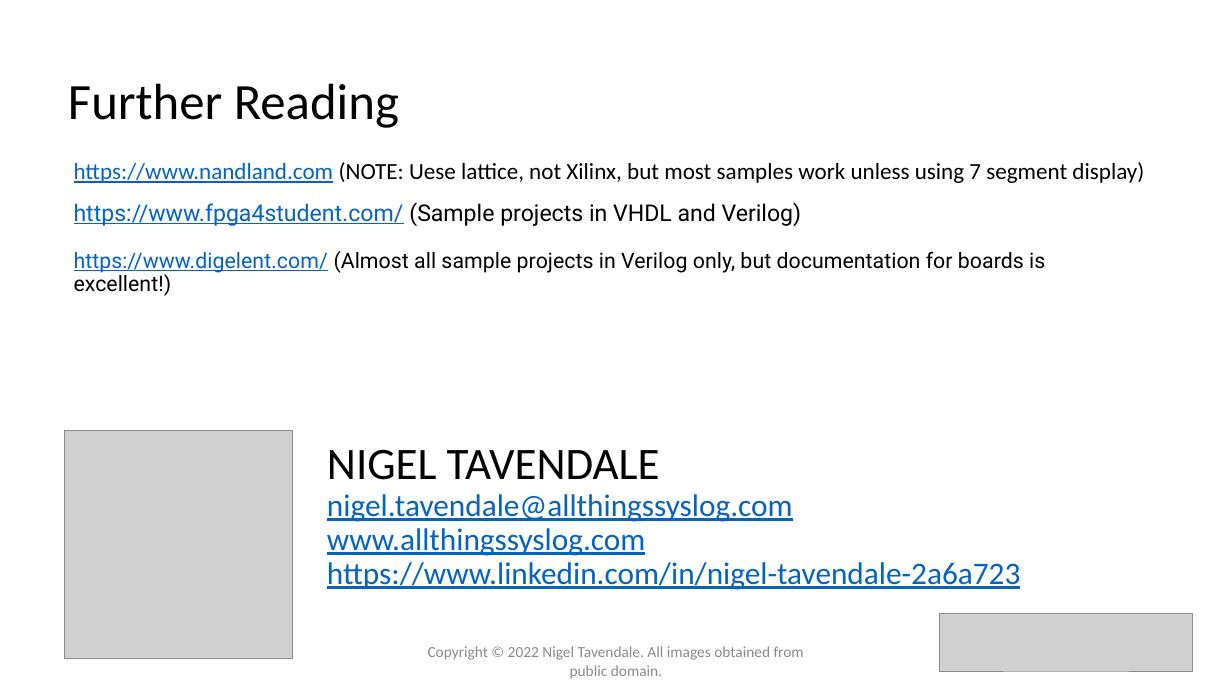
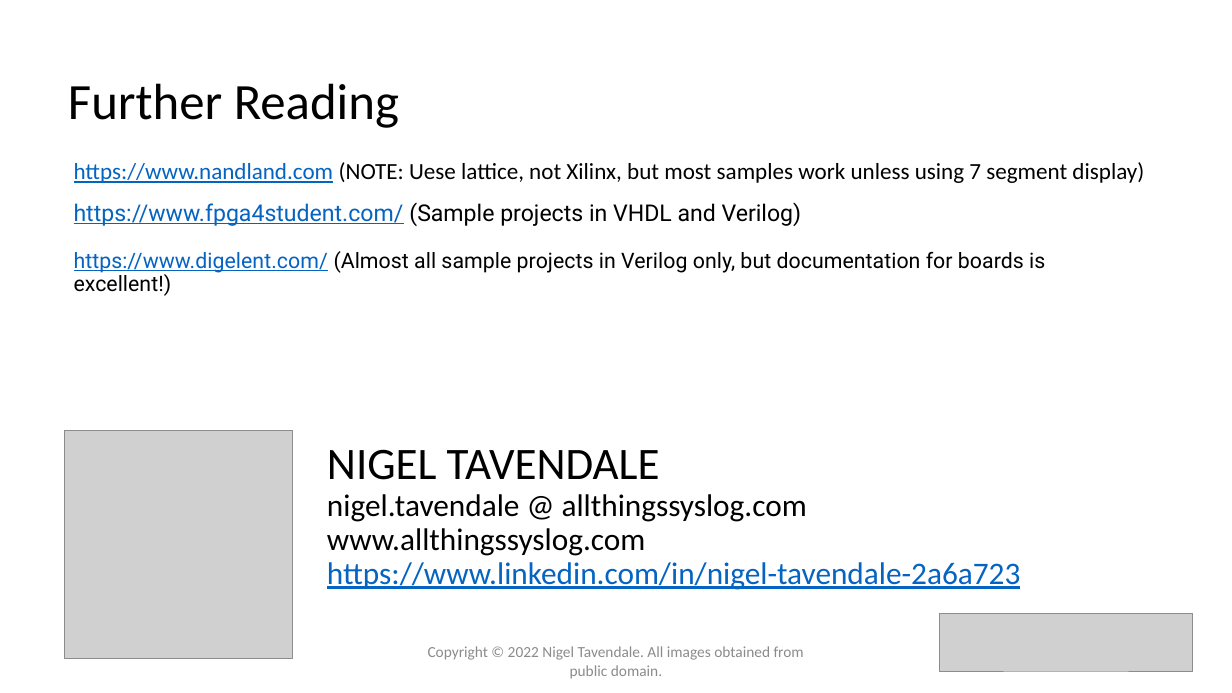
Before and after one commit to ntavendale/Ekon29, a slide deck: slide 15 of Firmware/BasicFirmare.pptx. Drawn at 1232x693 pixels with LibreOffice and Linux fonts; fonts in the diff are those of the drawing; grey boxes stand for pictures. Boxes give left, top, right and bottom in pixels: in the first picture for what was removed or moved away, otherwise in the second. Text is boxed around its words. In the diff, an @@ line names an element or a change of style, - is before the commit and + after.

Commit message:
Fixed power point

```diff
--- a/Firmware/BasicFirmare.pptx
+++ b/Firmware/BasicFirmare.pptx
@@ text at <box>327,494,807,522</box>: text changed; text colour #0563C1 to #000000 @@
-nigel.tavendale@allthingssyslog.com
+nigel.tavendale @ allthingssyslog.com
@@ text at <box>327,528,645,556</box>: text colour #0563C1 to #000000, underline off in "www.allthingssyslog.com" @@
```
